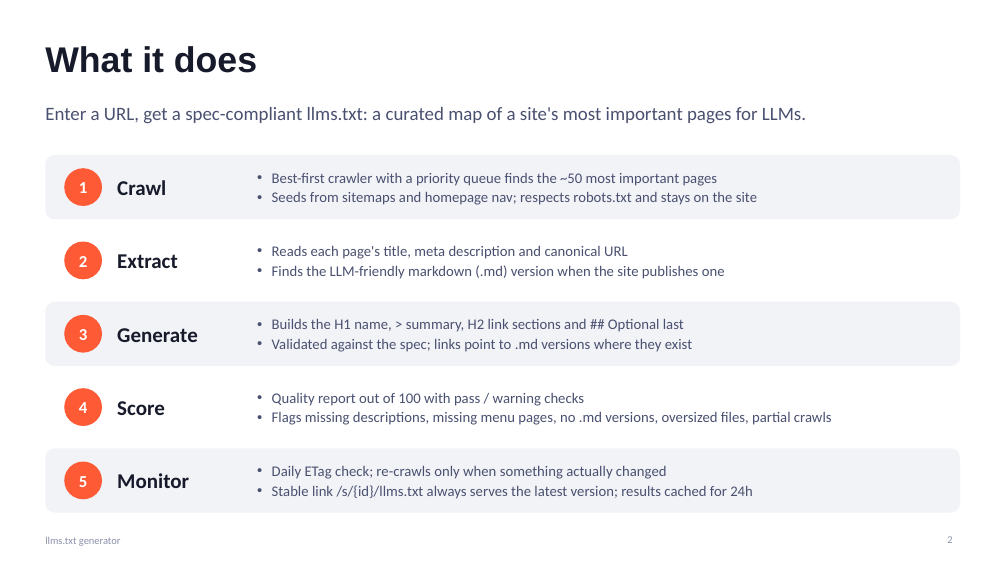
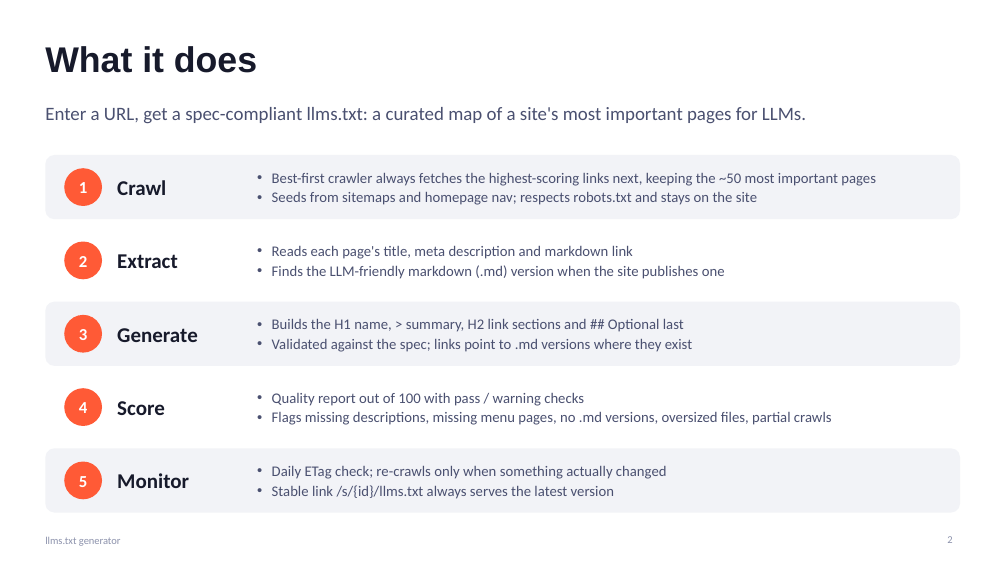
Before and after one commit to nmallekav/llms-txt-nishanth-mallekav, a slide deck: slide 2 of presentation/llms-txt-generator.pptx. Drawn at 1008x567 pixels with LibreOffice and Linux fonts; fonts in the diff are those of the drawing. Boxes give left, top, right and bottom in pixels: in the first picture for what was removed or moved away, otherwise in the second. Text is boxed around its words. In the diff, an @@ line names an element or a change of style, - is before the commit and + after.

```diff
--- a/presentation/llms-txt-generator.pptx
+++ b/presentation/llms-txt-generator.pptx
@@ text at (x1=272, y1=173, x2=876, y2=186): text changed @@
-• Best-first crawler with a priority queue finds the ~50 most important pages
+• Best-first crawler always fetches the highest-scoring links next, keeping the ~50 most important pages
@@ text at (x1=272, y1=246, x2=633, y2=259): text changed @@
-• Reads each page's title, meta description and canonical URL
+• Reads each page's title, meta description and markdown link
@@ text at (x1=272, y1=485, x2=614, y2=499): text changed @@
-• Stable link /s/{id}/llms.txt always serves the latest version; results cached for 24h
+• Stable link /s/{id}/llms.txt always serves the latest version
```
Also in this commit, not shown: 7 other slides changed, 35 other files.
